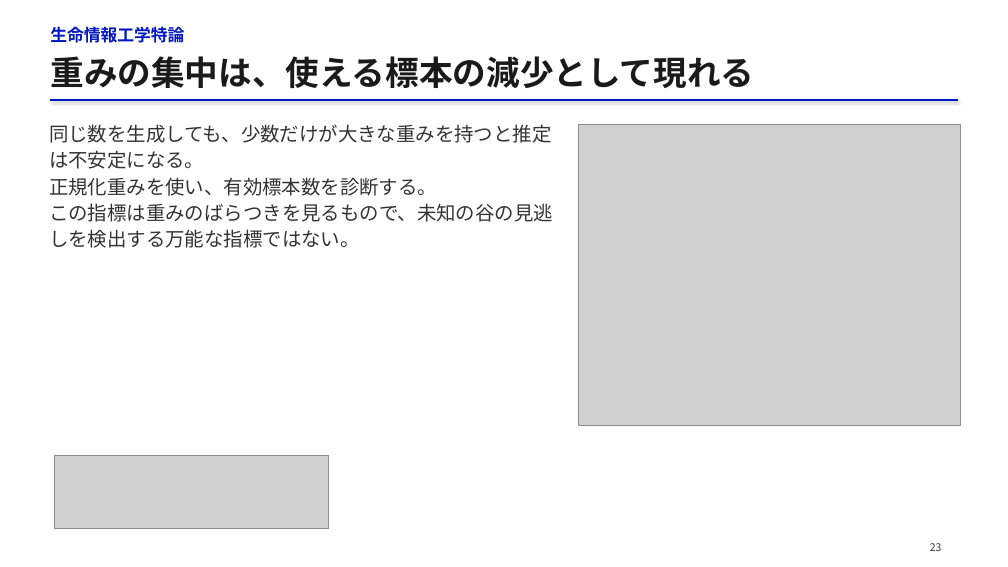
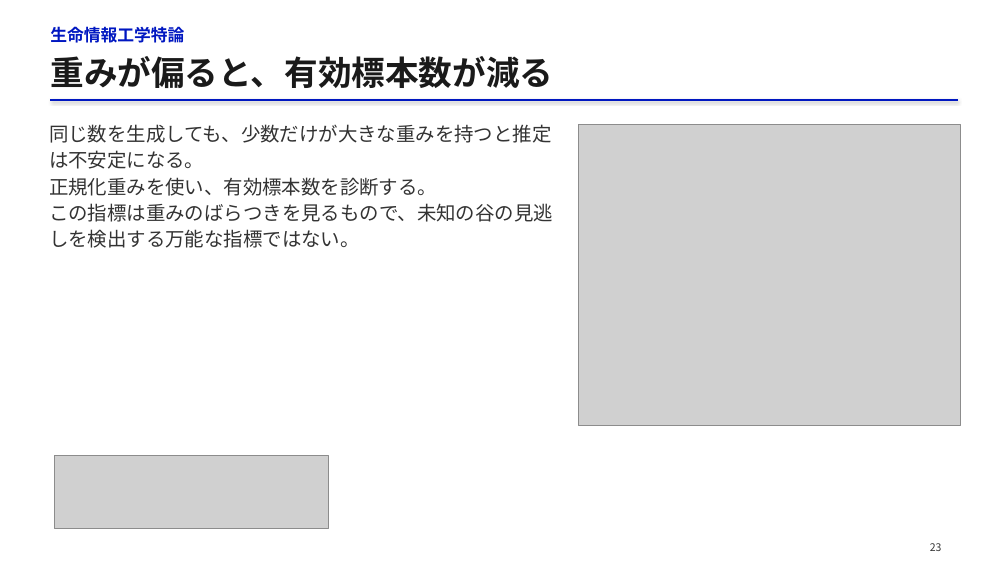
Before and after one commit to matsunagalab/lecture_bioinfo, a slide deck: slide 23 of 13_構造集団を生成するAI/13_構造集団を生成するAI.pptx. Drawn at 1008x567 pixels with LibreOffice and Linux fonts; fonts in the diff are those of the drawing; grey boxes stand for pictures. Boxes give left, top, right and bottom in pixels: in the first picture for what was removed or moved away, otherwise in the second. Text is boxed around its words. In the diff, an @@ line names an element or a change of style, - is before the commit and + after.

```diff
--- a/13_構造集団を生成するAI/13_構造集団を生成するAI.pptx
+++ b/13_構造集団を生成するAI/13_構造集団を生成するAI.pptx
@@ text at [50,56,553,88]: text changed @@
-重みの集中は、使える標本の減少として現れる
+重みが偏ると、有効標本数が減る
```
Also in this commit, not shown: 12 other slides changed, 10 slides added, 10 slides removed, 2 other files.
